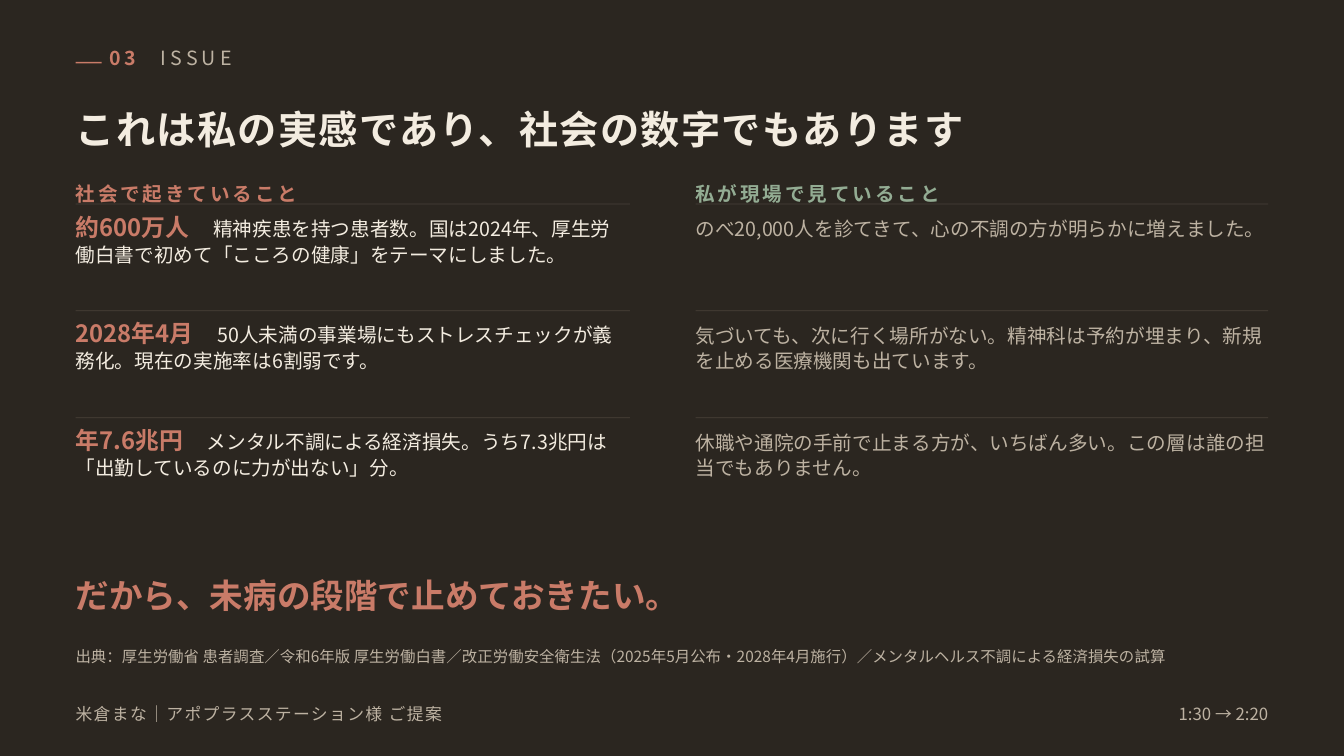
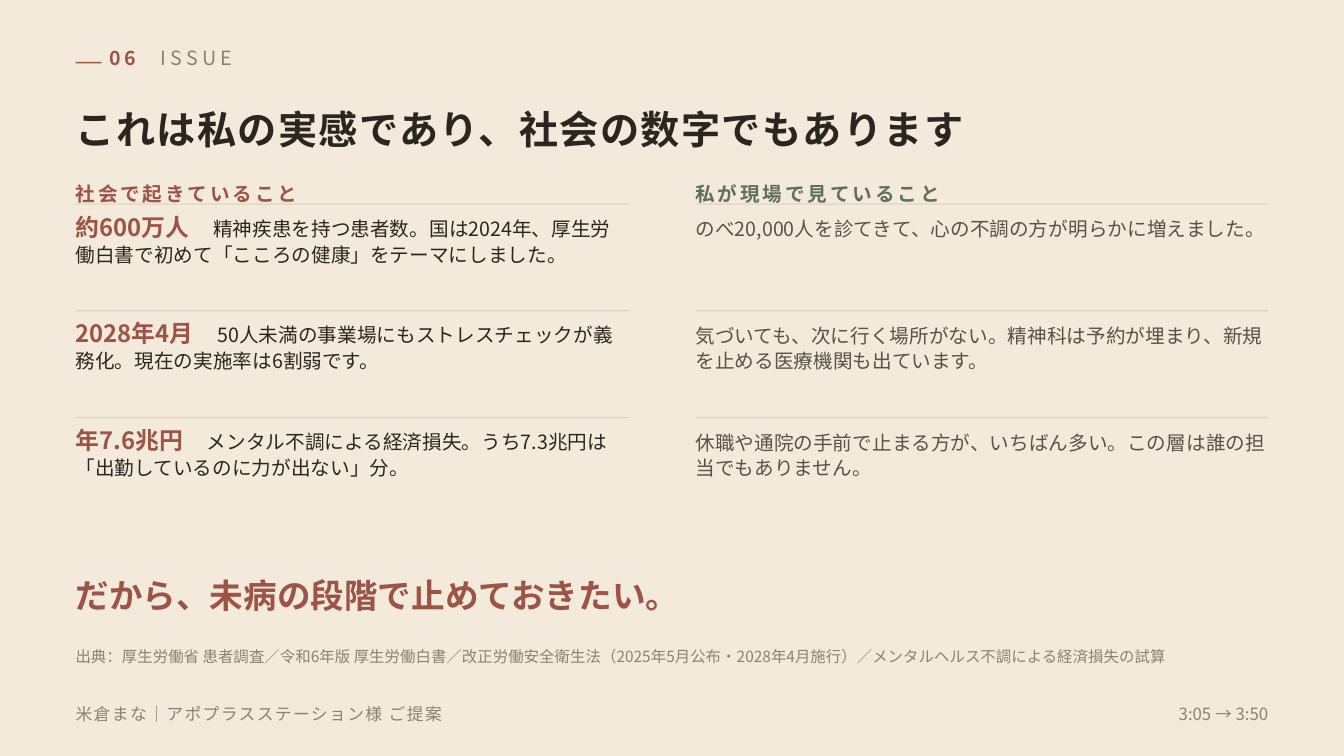
Before and after one commit to mananyon/manayonekura, a slide deck: slide 7 of proposals/米倉まな_アポプラスステーション様ご提案_導入.pptx (slide 4 before the commit). Drawn at 1344x756 pixels with LibreOffice and Linux fonts; fonts in the diff are those of the drawing. Boxes give left, top, right and bottom in pixels: in the first picture for what was removed or moved away, otherwise in the second. Text is boxed around its words. In the diff, an @@ line names an element or a change of style, - is before the commit and + after.

```diff
--- a/proposals/米倉まな_アポプラスステーション様ご提案_導入.pptx
+++ b/proposals/米倉まな_アポプラスステーション様ご提案_導入.pptx
@@ background #2B2620 to #F3EADB @@
@@ text at (110,50,136,65): text changed; text colour #BDB2A2 to #8B8175 @@
-03 ISSUE
+06 ISSUE
@@ text "これは私の実感であり、社会の数字でもあります" at (76,110,964,148): text colour #F3ECE0 to #2B2620 @@
@@ rectangle at (76,62,102,63): fill #C97B68 to #9C5446 @@
@@ text "社会で起きていること" at (76,184,298,203): text colour #C97B68 to #9C5446 @@
@@ text "私が現場で見ていること" at (696,184,940,203): text colour #93AC93 to #5E7060 @@
@@ text "約600万人 精神疾患を持つ患者数。国は2024年、厚生労働白書で初めて「こころの健康」をテーマにしました。" at (76,216,610,264): text colour #C97B68 to #9C5446 in "約600万人"; text colour #F3ECE0 to #2B2620 in "精神疾患を持つ患者数。国は2024年、厚生労働白書で初めて「こころの健康」をテーマにしました。" @@
@@ text "2028年4月 50人未満の事業場にもストレスチェックが義務化。現在の実施率は6割弱です。" at (76,322,380,370): text colour #C97B68 to #9C5446 in "2028年4月"; text colour #F3ECE0 to #2B2620 in "50人未満の事業場にもストレスチェックが義務化。現在の実施率は6割弱です。" @@
@@ fill #4A423A to #D2C4AE in 6 elements at (76,204,630,205), (696,204,1268,205), (76,311,630,312), (696,311,1268,312), (76,417,630,418), (696,417,1268,418) @@
@@ text "年7.6兆円 メンタル不調による経済損失。うち7.3兆円は「出勤しているのに力が出ない」分。" at (76,429,607,477): text colour #C97B68 to #9C5446 in "年7.6兆円"; text colour #F3ECE0 to #2B2620 in "メンタル不調による経済損失。うち7.3兆円は「出勤しているのに力が出ない」分。" @@
@@ text colour #BDB2A2 to #5A5249 in 3 elements at (696,219,1265,240), (696,326,1263,370), (696,433,1266,477) @@
@@ text "だから、未病の段階で止めておきたい。" at (76,579,680,611): text colour #C97B68 to #9C5446 @@
@@ text "出典：厚生労働省 患者調査／令和6年版 厚生労働白書／改正労働安全衛生法（2025年5月公布・2028年4月施行）／メン ..." at (76,649,1166,663): text colour #BDB2A2 to #8B8175 @@
@@ text "米倉まな｜アポプラスステーション様 ご提案" at (76,705,442,722): text colour #BDB2A2 to #8B8175 @@
@@ text at (1179,707,1269,720): text changed; text colour #BDB2A2 to #8B8175 @@
-1:30 → 2:20
+3:05 → 3:50
```
Also in this commit, not shown: 10 other slides changed, 1 slide removed, 2 other files.
